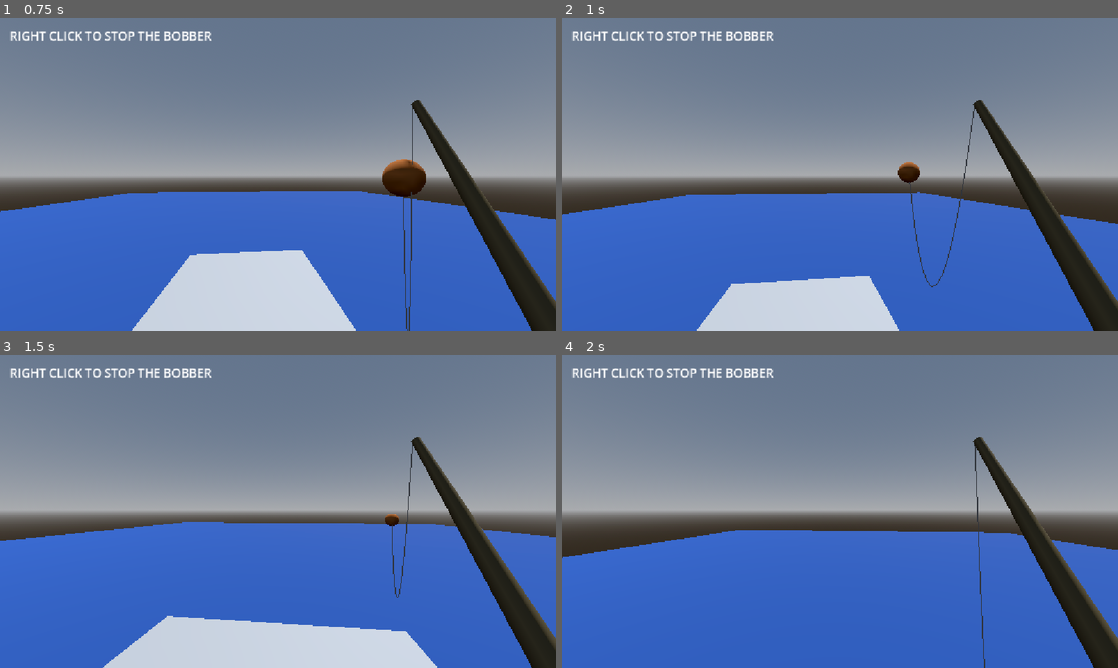
Above: before the commit, frames 1-4 (two rows, left to right).
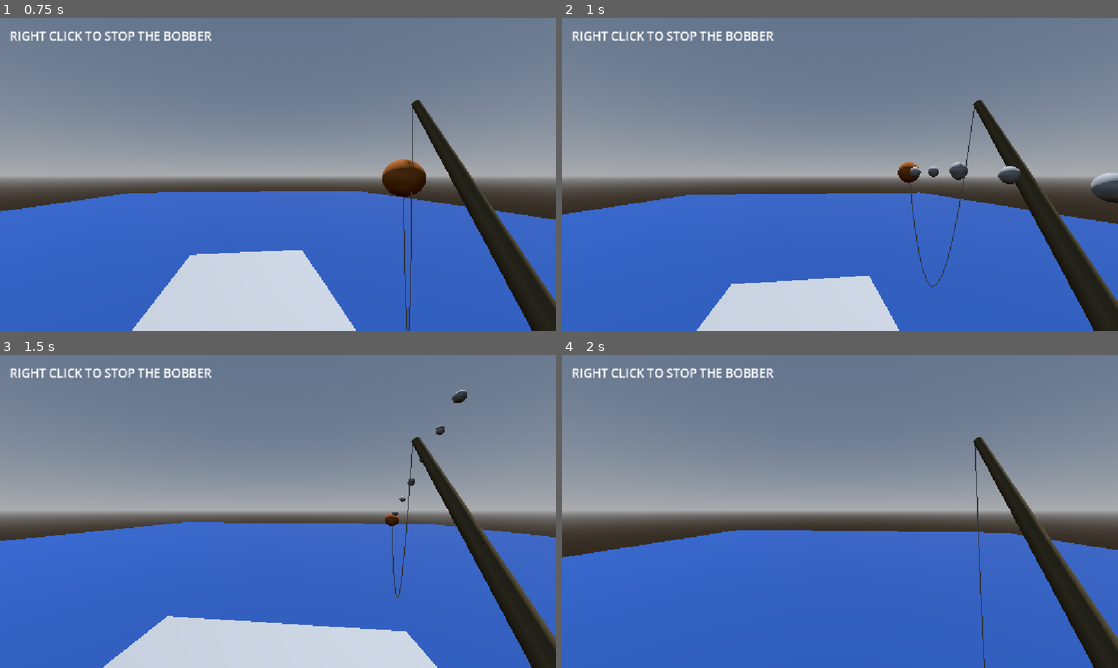
Above: after the commit, the same moments.

Repository: JunoDotNet/retro-fishing
Game: Godot game, scene res://Main.tscn
Two runs of this game, one before a commit and one after it. Both use one fixed random seed, a clock stepped at 60 frames per second and the inputs below. The project has no main scene, so this scene is started directly.
Inputs (mouse positions are in pixels of both pictures, inside the frame that each line leads up to):
- Up to frame 1 (0.75 s): tap Enter (ui_accept) at 0.5 s; move the mouse to (305, 174) at 0.52 s; hold W (player_forward) from 0.53 s (still down); tap E (reel_in) at 0.6 s; click (305, 174) at 0.67 s
- Up to frame 2 (1 s): keep holding W (player_forward); tap Enter (ui_accept) at 0.77 s
- Up to frame 3 (1.5 s): keep holding W (player_forward); tap Enter (ui_accept) at 1.25 s; move the mouse to (250, 511) at 1.27 s; tap E (reel_in) at 1.35 s
- Up to frame 4 (2 s): keep holding W (player_forward); tap Enter (ui_accept) at 1.52 s

Frame 1 is identical in both runs. In frame 2, 0.7% of the frame differs, in the area x 62-100%, y 46-60%; in frame 3, 0.2%; in frame 4, nothing differs.

Commit message:
add bobber particle effects

Diff:
--- /dev/null
+++ b/drag_particles.gd
@@ -0,0 +1,76 @@
+extends GPUParticles3D
+@onready var impact_splash: GPUParticles3D = $"../ImpactSplash"
+
+var previous_position: Vector3
+
+var previous_y: float
+var surface_skid_timer: float = 0.0
+
+@export var skid_effect_duration: float = 0.35
+@export var skid_spread: float = 75.0
+
+var impact_triggered: bool = false
+
+
+# Called when the node enters the scene tree for the first time.
+func _ready() -> void:
+	previous_position = get_parent().global_position # get bobbers global posistion for first frame
+	emitting = false # while loading do not emit
+
+	previous_y = get_parent().global_position.y
+
+# Called every frame. 'delta' is the elapsed time since the previous frame.
+func _process(delta: float) -> void:
+	var bobber = get_parent() # set bobber in scene to be able to use variables from its script
+	var current_position: Vector3 = bobber.global_position # set current posistion to the same posistion as the bobber
+
+	if(
+		bobber.is_cast
+		and not bobber.is_settled
+		and not impact_triggered
+		and current_position.y <= bobber.water_height + 0.15
+	):
+		surface_skid_timer = skid_effect_duration
+		impact_triggered = true
+
+		impact_splash.global_position = current_position
+
+		impact_splash.restart()
+		impact_splash.emitting = true
+
+	if surface_skid_timer > 0.0:
+		surface_skid_timer = maxf(surface_skid_timer - delta, 0.0)
+
+	if not bobber.is_cast or bobber.is_settled: # only create particles if bobber is cast
+		emitting = false
+		previous_position = current_position
+		impact_triggered = false
+		return
+
+	var movement: Vector3 = current_position - previous_position # find movement from subtracting current from previous
+	var speed: float = movement.length() / maxf(delta, 0.001)
+	if surface_skid_timer > 0.0:
+		emitting = speed > 0.01 # emit more particles when the bobber moves faster
+	else:
+		emitting = speed > 2.0
+
+	if emitting:
+		var trail_direction: Vector3 = -movement.normalized()
+		var material := process_material as ParticleProcessMaterial
+		if material:
+			if surface_skid_timer > 0.0:
+				material.direction = Vector3(
+					trail_direction.x,
+					0.0,
+					trail_direction.z
+				).normalized()
+				material.spread = 15.0
+				material.initial_velocity_min = 0.9
+				material.initial_velocity_max = 2.0
+				material.gravity = Vector3(0, -1, 0)
+			else:
+				material.spread = 5.0
+				material.direction = trail_direction
+				material.initial_velocity_min = 0.1
+				material.initial_velocity_max = 0.4
+	previous_position = current_position
--- a/fishing_system.tscn
+++ b/fishing_system.tscn
@@ -3,7 +3,23 @@
 [ext_resource type="PackedScene" uid="uid://bemyjmhwjsvro" path="res://ripple.tscn" id="2_js6um"]
 [ext_resource type="Script" uid="uid://rhdsvhxssk7y" path="res://fishing_line.gd" id="3_41kqn"]
 [ext_resource type="Script" uid="uid://7mq1xx3kgqg" path="res://ripple_spawner.gd" id="4_mjktp"]
+[ext_resource type="Script" uid="uid://ctu5n1wyavokm" path="res://drag_particles.gd" id="5_41kqn"]
 [ext_resource type="PackedScene" uid="uid://dbgfuin3ilxui" path="res://physics_bobber.tscn" id="5_js6um"]
+
+[sub_resource type="ParticleProcessMaterial" id="ParticleProcessMaterial_bn0ug"]
+direction = Vector3(0, 0, 0)
+spread = 180.0
+flatness = 1.0
+initial_velocity_min = 1.0
+initial_velocity_max = 2.5
+angular_velocity_min = 4.999984
+angular_velocity_max = 11.999984
+gravity = Vector3(0, 4, 0)
+scale_max = 1.5
+
+[sub_resource type="SphereMesh" id="SphereMesh_labfn"]
+radius = 0.025
+height = 0.05
 
 [node name="FishingSystem" type="Node3D" unique_id=1047327645]
 
@@ -19,6 +35,24 @@
 
 [node name="PhysicsBobber" parent="." unique_id=667233103 instance=ExtResource("5_js6um")]
 
+[node name="DragParticles" type="GPUParticles3D" parent="PhysicsBobber" unique_id=1364995607]
+emitting = false
+amount = 50
+lifetime = 1.2
+process_material = SubResource("ParticleProcessMaterial_bn0ug")
+draw_pass_1 = SubResource("SphereMesh_labfn")
+script = ExtResource("5_41kqn")
+
+[node name="ImpactSplash" type="GPUParticles3D" parent="PhysicsBobber" unique_id=1186310505]
+emitting = false
+amount = 150
+lifetime = 6.1499999999999995
+one_shot = true
+explosiveness = 1.0
+process_material = SubResource("ParticleProcessMaterial_bn0ug")
+draw_pass_1 = SubResource("SphereMesh_labfn")
+script = ExtResource("5_41kqn")
+
 [node name="WaterDetector1" type="RayCast3D" parent="." unique_id=1347113192]
 target_position = Vector3(0, -20, 0)
 collision_mask = 2
--- a/physics_bobber.gd
+++ b/physics_bobber.gd
@@ -15,7 +15,6 @@
 @export var bob_speed: float = 2.0
 
 var bob_time: float = 0.0
-
 
 var is_cast: bool = false
 var is_settled: bool = false
Not shown, added: drag_particles.gd.uid
